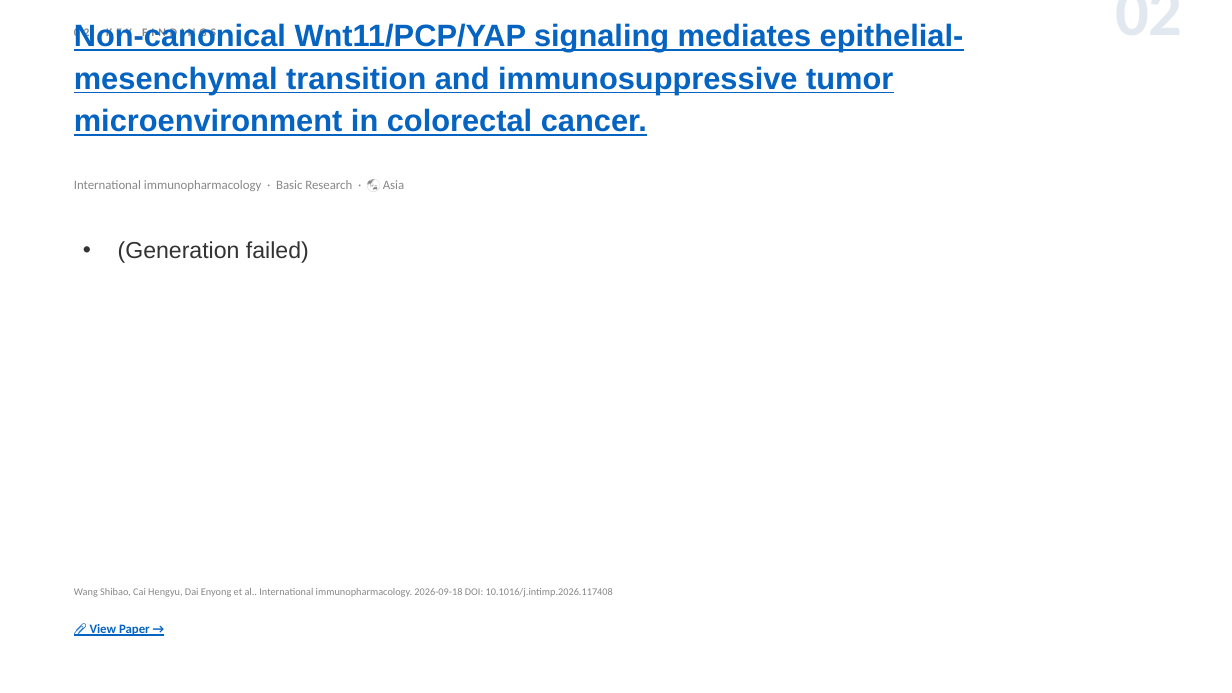
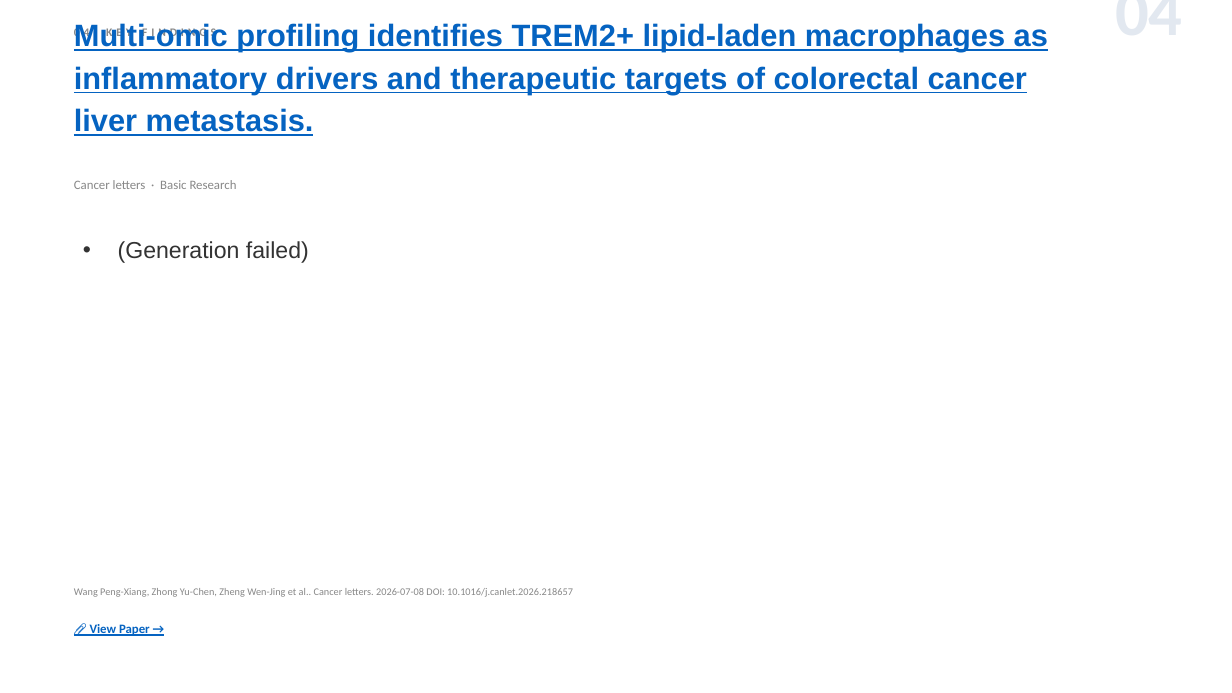
Before and after one commit to jejenhu-maker/colorectal-weekly-digest, a slide deck: slide 6 of docs/digest-en.pptx (slide 4 before the commit). Drawn at 1232x693 pixels with LibreOffice and Linux fonts; fonts in the diff are those of the drawing. Boxes give left, top, right and bottom in pixels: in the first picture for what was removed or moved away, otherwise in the second. Text is boxed around its words. In the diff, an @@ line names an element or a change of style, - is before the commit and + after.

```diff
--- a/docs/digest-en.pptx
+++ b/docs/digest-en.pptx
@@ text at <box>74,27,216,40</box>: text changed @@
-02 KEY FINDINGS
+04 KEY FINDINGS
@@ text at <box>74,23,1048,136</box>: text changed @@
-Non-canonical Wnt11/PCP/YAP signaling mediates epithelial-mesenchymal transition and immunosuppressive tumor microenvironment in colorectal cancer.
+Multi-omic profiling identifies TREM2+ lipid-laden macrophages as inflammatory drivers and therapeutic targets of colorectal cancer liver metastasis.
@@ text at <box>924,9,1183,9</box>: text changed @@
-02
+04
@@ text at <box>74,180,237,189</box>: text changed @@
-International immunopharmacology · Basic Research · 🌏 Asia
+Cancer letters · Basic Research
@@ text at <box>74,588,573,597</box>: text changed @@
-Wang Shibao, Cai Hengyu, Dai Enyong et al.. International immunopharmacology. 2026-09-18 DOI: 10.1016/j.intimp.2026.117408
+Wang Peng-Xiang, Zhong Yu-Chen, Zheng Wen-Jing et al.. Cancer letters. 2026-07-08 DOI: 10.1016/j.canlet.2026.218657
```
Also in this commit, not shown: 10 other slides changed, 1 slide added, 1 slide removed, 2 other files.
